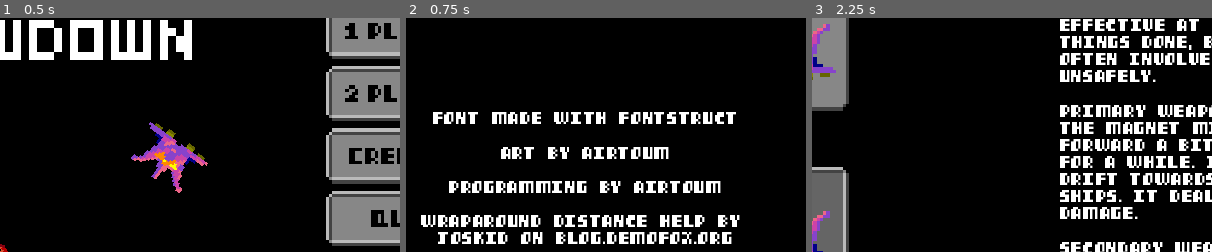
Above: before the commit, frames 1-3 (left to right).
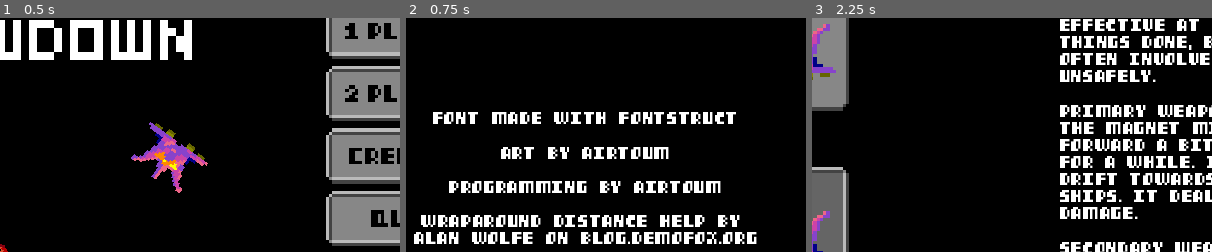
Above: after the commit, the same moments.

Repository: Airtoum/02-Space-Shooter
Game: Godot game, scene res://Menu/Menu.tscn
Same seed, same stepped clock (60 frames per second), same inputs: the game is played once before the commit and once after it. The engine's default icon, where the game draws it, is replaced by a stand-in: a white triangle on a blue panel in a dark square.
Inputs (mouse positions are % of the whole screen's width and height, from its top left):
- Up to frame 1 (0.5 s): no input
- Up to frame 2 (0.75 s): click (78, 50) at 0.5 s
- Up to frame 3 (2.25 s): click (7, 12) at 1.25 s; click (78, 23) at 2 s
The pictures show only the part of the screen within x 28-78%, y 21-71%; the shares and areas given below are measured in that part.

Frame 1 is identical in both runs. In frame 2, 2.7% of the frame differs, in the area x 2-88%, y 91-97%; in frame 3, nothing differs.

Commit message:
Misattributed Credits
whoops

Diff:
--- a/Spaceship Showdown/Menu/Crebits.tscn
+++ b/Spaceship Showdown/Menu/Crebits.tscn
@@ -48,11 +48,14 @@
 PROGRAMMING BY AIRTOUM
 
 WRAPAROUND DISTANCE HELP BY
-JOSKID ON BLOG.DEMOFOX.ORG
+ALAN WOLFE ON BLOG.DEMOFOX.ORG
 
 MADE WITH GODOT"
 align = 1
 valign = 1
+__meta__ = {
+"_edit_use_anchors_": false
+}
 
 [node name="Back" type="TextureButton" parent="."]
 margin_left = 39.0575
